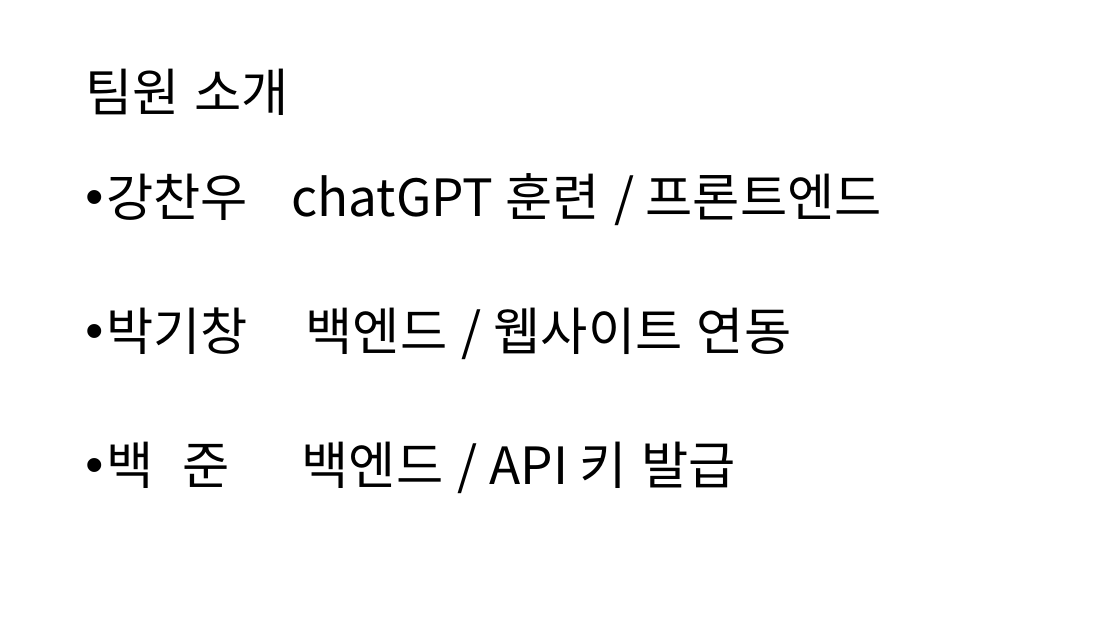
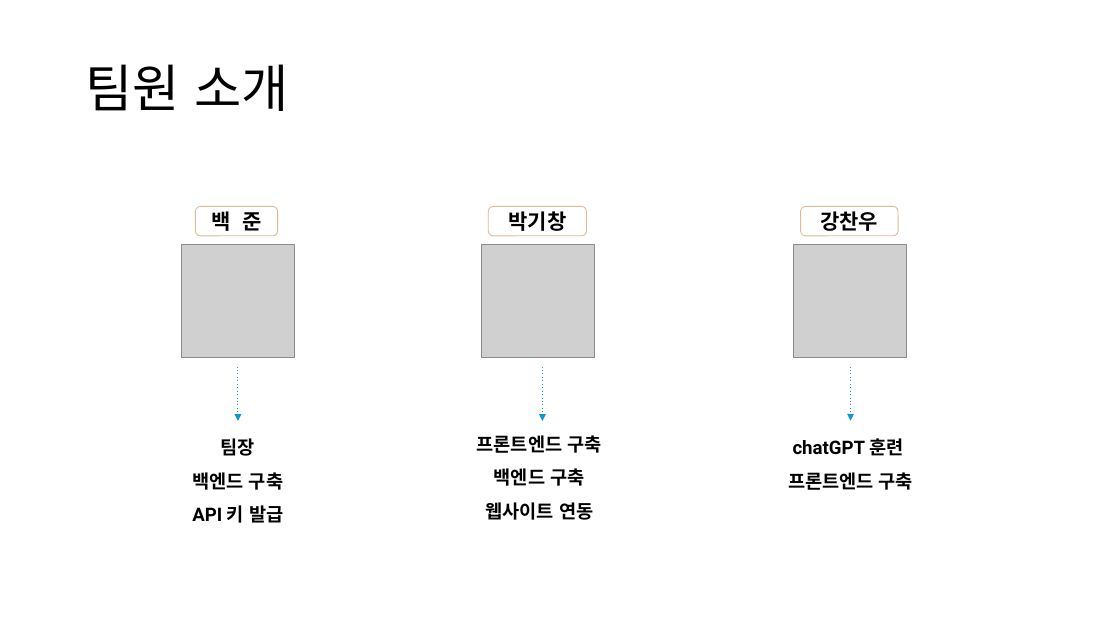
Before and after one commit to gichangee/chat-gpt-timetable, a slide deck: slide 3 of docs/중간발표자료.pptx. Drawn at 1120x630 pixels with LibreOffice and Linux fonts; fonts in the diff are those of the drawing; grey boxes stand for pictures. Boxes give left, top, right and bottom in pixels: in the first picture for what was removed or moved away, otherwise in the second. Text is boxed around its words. In the diff, an @@ line names an element or a change of style, - is before the commit and + after.

```diff
--- a/docs/중간발표자료.pptx
+++ b/docs/중간발표자료.pptx
@@ title "팀원 소개": place and size @@
-title "팀원 소개" at [85,68,288,115]
+title "팀원 소개" at [85,64,288,111]
@@ text removed at [106,173,882,488] @@
-• 강찬우 chatGPT 훈련 / 프론트엔드
-• 박기창 백엔드 / 웹사이트 연동
-• 백 준 백엔드 / API 키 발급
@@ rounded rectangle added at [196,207,278,236], fill #FFFFFF, outline #DEBB96 0.75 pt, 18 pt, text #000000, bold @@
+백 준
@@ rounded rectangle added at [488,207,586,236], fill #FFFFFF, outline #DEBB96 0.75 pt, 18 pt, text #000000, bold @@
+박기창
@@ rounded rectangle added at [801,207,898,236], fill #FFFFFF, outline #DEBB96 0.75 pt, 18 pt, text #000000, bold @@
+강찬우
@@ picture added at [181,245,294,357] @@
@@ picture added at [482,245,595,357] @@
@@ picture added at [794,245,907,357] @@
@@ arrow added from (238, 366) to (238, 421), #1097D0 0.75 pt dashed @@
@@ arrow added from (543, 366) to (543, 421), #1097D0 0.75 pt dashed @@
@@ arrow added from (851, 366) to (851, 421), #1097D0 0.75 pt dashed @@
@@ text added at [192,438,283,523], 16 pt, text #000000, bold @@
+팀장
+백엔드 구축
+API 키 발급
@@ text added at [477,435,602,520], 16 pt, text #000000, bold @@
+프론트엔드 구축
+백엔드 구축
+웹사이트 연동
@@ text added at [788,438,913,490], 16 pt, text #000000, bold @@
+chatGPT 훈련
+프론트엔드 구축
```
Also in this commit, not shown: 5 other slides changed, 3 slides added, 7 slides removed, 6 other files.
